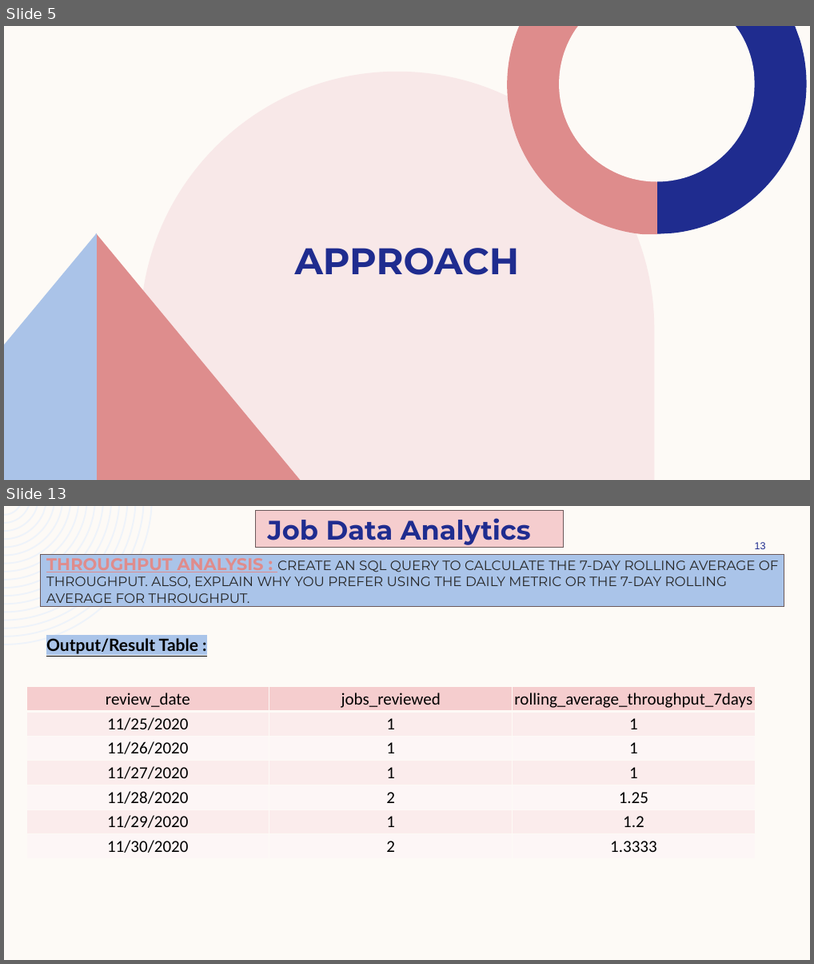
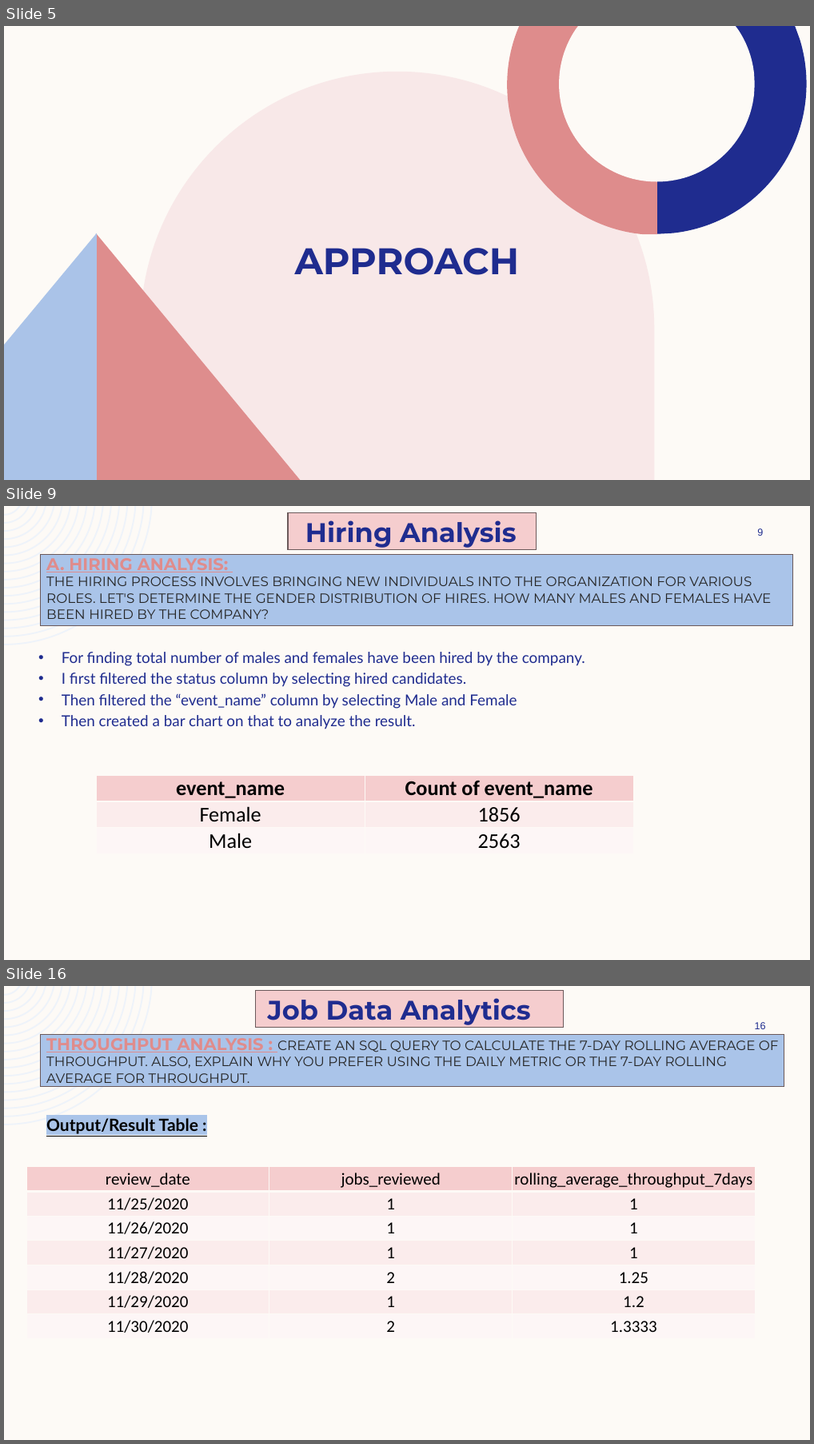
Before and after one commit to ShindeYash/Hiring_Process_Analytics, a slide deck: Report - Hiring_Process_Analytics.pptx. Shown one above the other, each under a label of ours: slides 5 and 13 before the commit, slides 5, 9 and 16 after it; the slides between them are not shown. The pictures are 814x964 and 814x1444 pixels, drawn with LibreOffice and Linux fonts; fonts in the diff are those of the drawing. Boxes give left, top, right and bottom in pixels: in the first picture for what was removed or moved away, otherwise in the second. Text is boxed around its words. In the diff, an @@ line names an element or a change of style, - is before the commit and + after.

```diff
--- a/Report - Hiring_Process_Analytics.pptx
+++ b/Report - Hiring_Process_Analytics.pptx
@@ slide 9 added at [4,506,810,960], background #FDFAF6; not listed: 1 template element that a slide beside it also shows @@
@@ rectangle added at [288,513,537,549], fill #F5CDCE, outline #6B5A5A 1 pt @@
@@ text added at [306,520,516,548], 32 pt, text #1F2C8F, bold @@
+Hiring Analysis
@@ page number added at [758,528,763,536], 12 pt, text #1F2C8F @@
+9
@@ title added at [46,553,772,619], 16 pt, text #262626 @@
+A. HIRING ANALYSIS:
+THE HIRING PROCESS INVOLVES BRINGING NEW INDIVIDUALS INTO THE ORGANIZATION FOR VARIOUS ROLES. LET'S DETERMINE THE GENDER DISTRIBUTION OF HIRES. HOW MANY MALES AND FEMALES HAVE BEEN HIRED BY THE COMPANY?
@@ rectangle added at [40,554,794,626], fill #AAC4E9, outline #6B5A5A 1 pt @@
@@ text added at [62,652,586,729], 18 pt, text #1F2C8F @@
+• For finding total number of males and females have been hired by the company.
+• I first filtered the status column by selecting hired candidates.
+• Then filtered the “event_name” column by selecting Male and Female
+• Then created a bar chart on that to analyze the result.
@@ table added at [96,776,633,852], 3 rows, 2 columns @@
+event_name | Count of event_name
+Female | 1856
+Male | 2563
@@ what was slide 13 is now slide 16 @@
@@ page number at [755,1022,766,1029]: text changed @@
-13
+16
```
Also in this commit, not shown: 4 slides changed, 7 other slides added, 5 slides removed, 3 other files.
